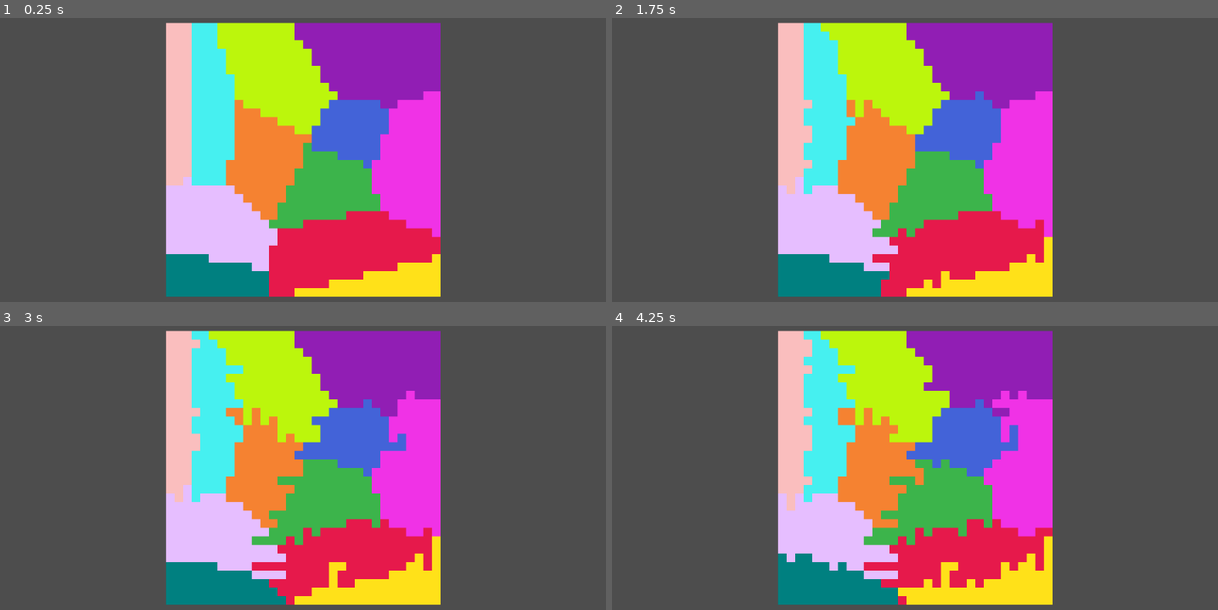
Above: before the commit, frames 1-4 (two rows, left to right).
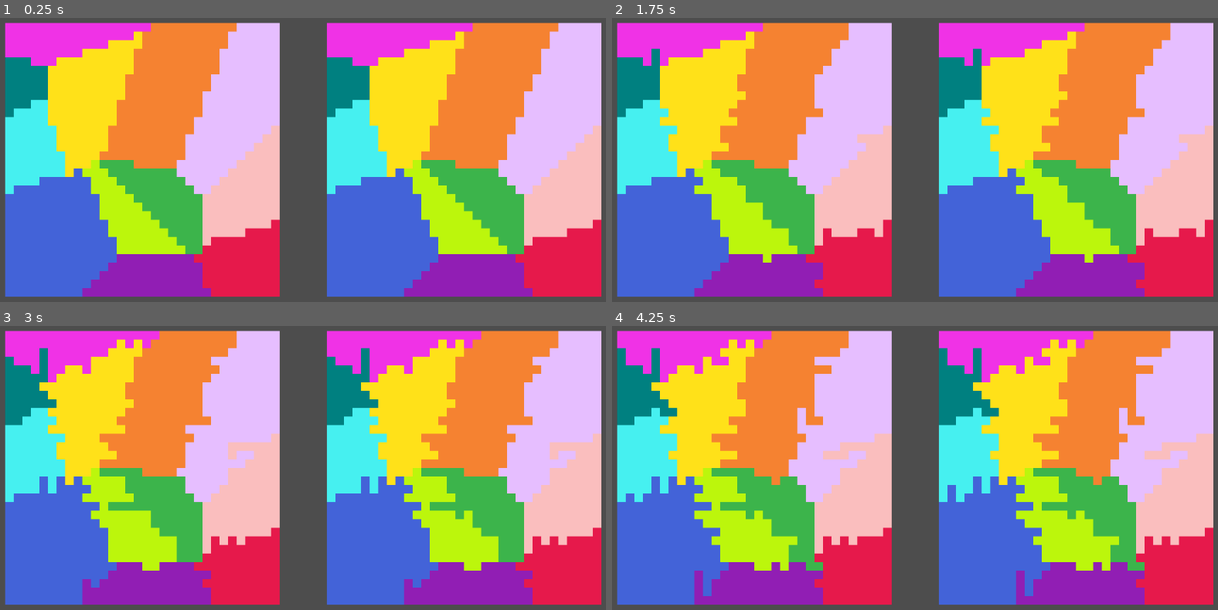
Above: after the commit, the same moments.

Repository: DeclanHarty/RedistrictingProject
Game: Godot game, scene res://main_scene.tscn
Two runs of this game, one before a commit and one after it. Both use one fixed random seed, a clock stepped at 60 frames per second and the inputs below. The project has no main scene, so this scene is started directly.
Inputs:
- Up to frame 1 (0.25 s): no input
- Up to frame 2 (1.75 s): tap Enter at 0.5 s
- Up to frame 3 (3 s): no input
- Up to frame 4 (4.25 s): no input

The runs differ from the first frame. In frame 1, 95% of the frame differs, in the area x 0-100%, y 1-99%; in frame 2, 95%; in frame 3, 95%; in frame 4, 95%.

Commit message:
Fixed split function working properly and added seperate sprites for the active map and the current best one

Diff:
--- a/diagram_creator.gd
+++ b/diagram_creator.gd
@@ -1,4 +1,4 @@
-extends Sprite2D
+extends Node2D
 
 const COLORS = ['#e6194b', '#3cb44b', '#ffe119', '#4363d8', '#f58231', '#911eb4', '#46f0f0', '#f032e6', '#bcf60c', '#fabebe', '#008080', '#e6beff', '#9a6324', '#fffac8', '#800000', '#aaffc3', '#808000', '#ffd8b1', '#000075', '#808080']
 const CANVAS_WIDTH = 32
@@ -17,32 +17,45 @@
 var best_std_deviation
 var best_district_area_map
 
-var dynimage
-var image_texture
+var working_image
+var best_image
+var working_texture
+var best_texture
+
 var time_since_last_step = 1.0
-var time_between_steps = .01
+var time_between_steps = 0
 
 var initial_bad_move_chance = .20
 var TEMP_CHANGE_RATE = 0
 const MAX_NUMBER_OF_BAD_ITERATIONS = 50
 var number_of_bad_iterations = 0
 
+var BEST_RESULT_SPRITE
+var CURRENT_SPRITE
+
 func _ready() -> void:
-
-	dynimage = Image.new()
-	image_texture = ImageTexture.new()
+	working_image = Image.new()
+	working_texture = ImageTexture.new()
+	best_image = Image.new()
+	best_texture = ImageTexture.new()
+
+	BEST_RESULT_SPRITE = $BestMap
+	CURRENT_SPRITE = $CurrentMap
 
 	init_district_map(CANVAS_WIDTH, CANVAS_HEIGHT)
 
-	dynimage = Image.create_empty(CANVAS_WIDTH, CANVAS_HEIGHT, false, Image.FORMAT_RGBA8)
-	dynimage.fill(Color.WHITE)
+	working_image = Image.create_empty(CANVAS_WIDTH, CANVAS_HEIGHT, false, Image.FORMAT_RGBA8)
+	working_image.fill(Color.WHITE)
+	best_image = Image.create_empty(CANVAS_WIDTH, CANVAS_HEIGHT, false, Image.FORMAT_RGBA8)
+	best_image.fill(Color.WHITE)
 
 	var positions = create_random_positions(12, CANVAS_WIDTH, CANVAS_HEIGHT)
 
 	for x in range(CANVAS_WIDTH):
 		for y in range(CANVAS_HEIGHT):
 			var closest_position_index = determine_nearest_position(Vector2(x,y), positions)
-			dynimage.set_pixel(x,y, Color(COLORS[closest_position_index]))
+			working_image.set_pixel(x,y, Color(COLORS[closest_position_index]))
+			best_image.set_pixel(x,y, Color(COLORS[closest_position_index]))
 			district_map[x][y] = closest_position_index
 			if(closest_position_index in district_area_map):
 				district_area_map[closest_position_index] += 1
@@ -58,9 +71,13 @@
 
 	find_edge_pixels(directions)
 
-	image_texture = ImageTexture.create_from_image(dynimage)
-	self.texture = image_texture
-	self.texture_filter = CanvasItem.TEXTURE_FILTER_NEAREST
+	working_texture = ImageTexture.create_from_image(working_image)
+	CURRENT_SPRITE.texture = working_texture
+	CURRENT_SPRITE.texture_filter = CanvasItem.TEXTURE_FILTER_NEAREST
+
+	best_texture = ImageTexture.create_from_image(best_image)
+	BEST_RESULT_SPRITE.texture = best_texture
+	BEST_RESULT_SPRITE.texture_filter = CanvasItem.TEXTURE_FILTER_NEAREST
 
 func _process(delta: float) -> void:
 	time_since_last_step -= delta
@@ -74,6 +91,11 @@
 			best_std_deviation = current_std_deviation
 			best_district_map = district_map
 			best_district_area_map = district_area_map
+
+			for x in range(CANVAS_WIDTH):
+				for y in range(CANVAS_HEIGHT):
+					best_image.set_pixel(x,y, Color(COLORS[district_map[x][y]]))
+
 		if(number_of_bad_iterations >= MAX_NUMBER_OF_BAD_ITERATIONS):
 			number_of_bad_iterations = 0
 			district_map = best_district_map
@@ -83,13 +105,16 @@
 			print("Moved Back")
 			for x in CANVAS_WIDTH:
 				for y in CANVAS_HEIGHT:
-					dynimage.set_pixel(x, y, Color(COLORS[district_map[x][y]]))
+					working_image.set_pixel(x, y, Color(COLORS[best_district_map[x][y]]))
 		else:
-			dynimage.set_pixel(pos_and_new_district[0].x, pos_and_new_district[0].y, Color(COLORS[pos_and_new_district[1]]))
+			working_image.set_pixel(pos_and_new_district[0].x, pos_and_new_district[0].y, Color(COLORS[pos_and_new_district[1]]))
 
 		print(str(current_std_deviation) + " : " + str(initial_bad_move_chance))
-		image_texture = ImageTexture.create_from_image(dynimage)
-		self.texture = image_texture
+		working_texture = ImageTexture.create_from_image(working_image)
+		CURRENT_SPRITE.texture = working_texture
+
+		best_texture = ImageTexture.create_from_image(best_image)
+		BEST_RESULT_SPRITE.texture = best_texture
 	pass
 
 func create_random_positions(number_of_positions, image_width, image_height):
@@ -279,7 +304,7 @@
 	var should_match_beginning = false
 
 	var districts_that_should_not_appear_again = []
-	print(pos)
+
 	var neighbors = []
 	for direction in MOORES_NEIGHBORS:
 		var check_pos = pos + direction
@@ -291,7 +316,7 @@
 			var checked_cell_district = current_district_map[check_pos.x][check_pos.y]
 			neighbors.append(checked_cell_district)
 
-	print(neighbors)
+	#print(str(pos) + " : " + str(neighbors))
 
 	for direction in MOORES_NEIGHBORS:
 		var check_pos = pos + direction
@@ -299,6 +324,9 @@
 		#Check if cell is in the bounds of the map
 		if (check_pos.x < 0 or check_pos.x >= CANVAS_WIDTH or check_pos.y < 0 or check_pos.y >= CANVAS_HEIGHT):
 			# If start_district has not been set yet initialize it to -1
+			if(should_match_beginning):
+				#print("District Came Up Again")
+				return true
 			if(start_district == null):
 				start_district = -1
 				current_district = -1
@@ -306,7 +334,7 @@
 			elif(current_district != -1):
 				districts_that_should_not_appear_again.append(current_district)
 				current_district = -1
-			print(-1)
+			#print(-1)
 		else:
 			var checked_cell_district = current_district_map[check_pos.x][check_pos.y]
 			if(start_district == null):
@@ -316,23 +344,25 @@
 
 			# If a district that should not have appeared again comes up return true
 			elif(checked_cell_district in districts_that_should_not_appear_again):
-				print("District Came Up Again")
+				#print("District Came Up Again")
 				return true
 			# If encountering a new district
 			elif(current_district != checked_cell_district):
 				if(should_match_beginning):
-					print("Did Not Properly Loop")
+					#print("Did Not Properly Loop")
 					return true
 
 				if(current_district != start_district):
 					districts_that_should_not_appear_again.append(current_district)
+					if(loop_flag and checked_cell_district == start_district):
+						should_match_beginning = true
+						#print("Should match")
 				else:
-					if(loop_flag):
-						should_match_beginning = true
-					else:
-						loop_flag = true
+
+					loop_flag = true
+					#print("set loop flag")
 
 				current_district = checked_cell_district
-		print(current_district)
-	print("Went through")
+		#print(current_district)
+	#print("Went through")
 	return false
--- a/main_scene.tscn
+++ b/main_scene.tscn
@@ -3,8 +3,12 @@
 [ext_resource type="Script" uid="uid://bp85gl7yqabac" path="res://diagram_creator.gd" id="1_0f027"]
 
 [node name="Node2D" type="Node2D"]
+script = ExtResource("1_0f027")
 
-[node name="Sprite2D" type="Sprite2D" parent="."]
-position = Vector2(580, 300)
+[node name="CurrentMap" type="Sprite2D" parent="."]
+position = Vector2(880.355, 300)
 scale = Vector2(16, 16)
-script = ExtResource("1_0f027")
+
+[node name="BestMap" type="Sprite2D" parent="."]
+position = Vector2(280, 300)
+scale = Vector2(16, 16)
